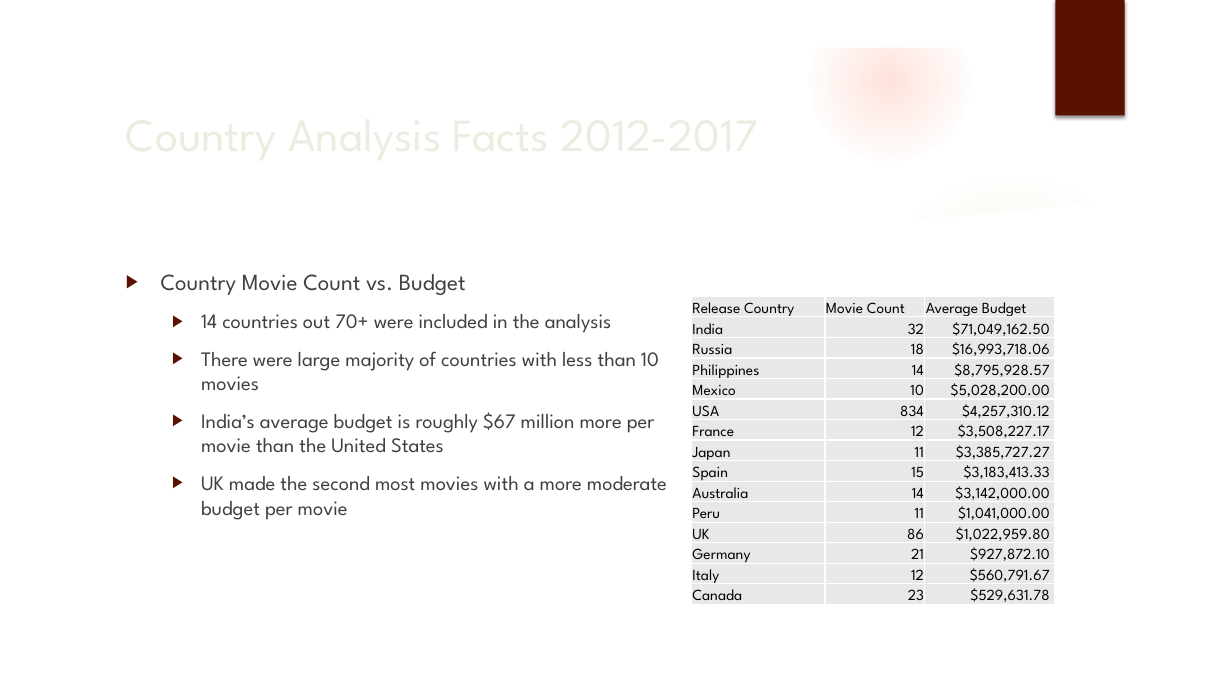
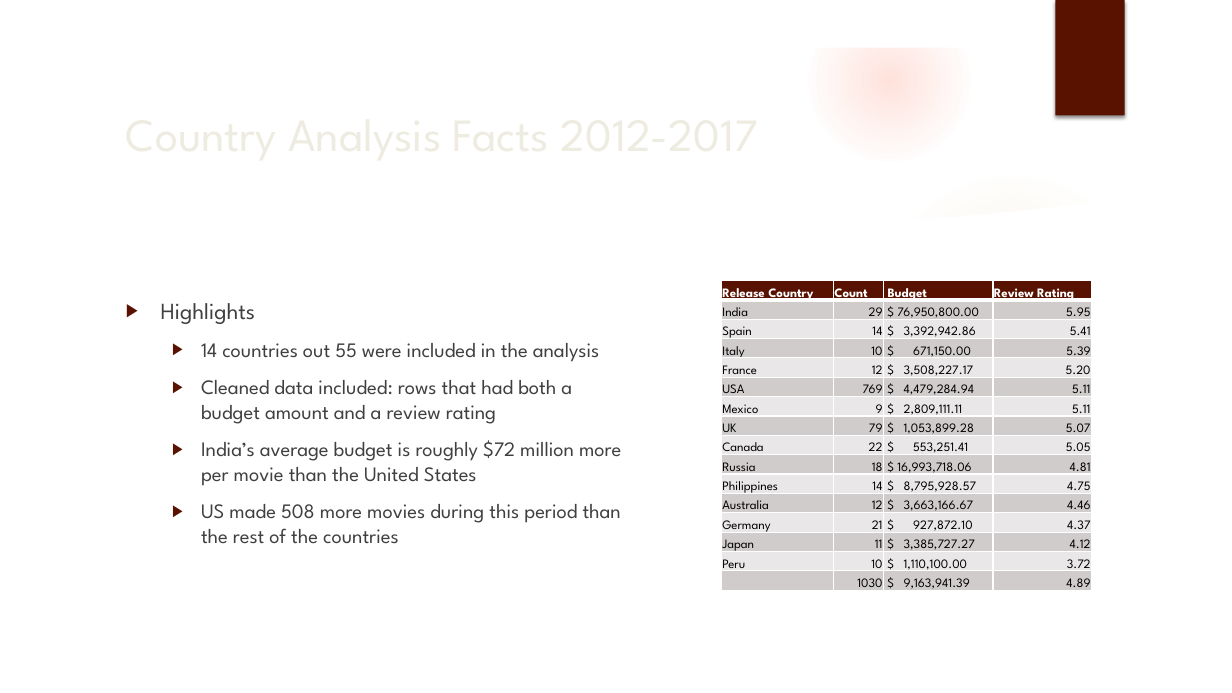
Before and after one commit to BennyC31/project_1_eda_git_collaboration, a slide deck: slide 6 of Horror_Movie_Trends_Project1_11142022_BC.pptx (slide 8 before the commit). Drawn at 1232x693 pixels with LibreOffice and Linux fonts; fonts in the diff are those of the drawing; background and template pictures are left out. Boxes give left, top, right and bottom in pixels: in the first picture for what was removed or moved away, otherwise in the second. Text is boxed around its words. In the diff, an @@ line names an element or a change of style, - is before the commit and + after.

Commit message:
updated code, analysis, and images

```diff
--- a/Horror_Movie_Trends_Project1_11142022_BC.pptx
+++ b/Horror_Movie_Trends_Project1_11142022_BC.pptx
@@ text "Highlights" at (x1=161, y1=303, x2=621, y2=544): vertical alignment top to middle @@
@@ table at (x1=722, y1=281, x2=1092, y2=596) @@
-Release Country | Movie Count | Average Budget
-India | 32 | $71,049,162.50
-Russia | 18 | $16,993,718.06
-Philippines | 14 | $8,795,928.57
-Mexico | 10 | $5,028,200.00
-USA | 834 | $4,257,310.12
-France | 12 | $3,508,227.17
-Japan | 11 | $3,385,727.27
-Spain | 15 | $3,183,413.33
-Australia | 14 | $3,142,000.00
-Peru | 11 | $1,041,000.00
-UK | 86 | $1,022,959.80
-Germany | 21 | $927,872.10
-Italy | 12 | $560,791.67
-Canada | 23 | $529,631.78
+Release Country | Count | Budget | Review Rating
+India | 29 | $ 76,950,800.00 | 5.95
+Spain | 14 | $ 3,392,942.86 | 5.41
+Italy | 10 | $ 671,150.00 | 5.39
+France | 12 | $ 3,508,227.17 | 5.20
+USA | 769 | $ 4,479,284.94 | 5.11
+Mexico | 9 | $ 2,809,111.11 | 5.11
+UK | 79 | $ 1,053,899.28 | 5.07
+Canada | 22 | $ 553,251.41 | 5.05
+Russia | 18 | $ 16,993,718.06 | 4.81
+Philippines | 14 | $ 8,795,928.57 | 4.75
+Australia | 12 | $ 3,663,166.67 | 4.46
+Germany | 21 | $ 927,872.10 | 4.37
+Japan | 11 | $ 3,385,727.27 | 4.12
+Peru | 10 | $ 1,110,100.00 | 3.72
+ | 1030 | $ 9,163,941.39 | 4.89
@@ table resized from (x1=691, y1=297, x2=1055, y2=606) to (x1=722, y1=281, x2=1092, y2=596) @@
@@ text at (x1=161, y1=303, x2=621, y2=544): text changed @@
-▶ Country Movie Count vs. Budget
-  ▶ 14 countries out 70+ were included in the analysis
-  ▶ There were large majority of countries with less than 10 movies
-  ▶ India’s average budget is roughly $67 million more per movie than the United States
-  ▶ UK made the second most movies with a more moderate budget per movie
+▶ Highlights
+  ▶ 14 countries out 55 were included in the analysis
+  ▶ Cleaned data included: rows that had both a budget amount and a review rating
+  ▶ India’s average budget is roughly $72 million more per movie than the United States
+  ▶ US made 508 more movies during this period than the rest of the countries
```
Also in this commit, not shown: 2 other slides changed, 1 slide added, 8 other files.
